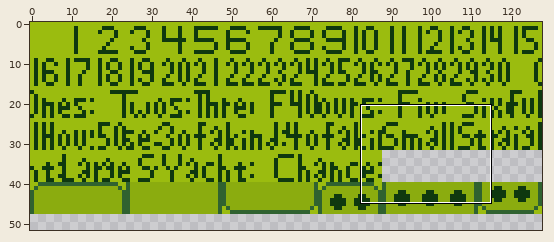
File history of a pixel-art file, media/tiles.aseprite. The picture above shows the old version from afar; the outline marks the close-up.
Close-up. Before:
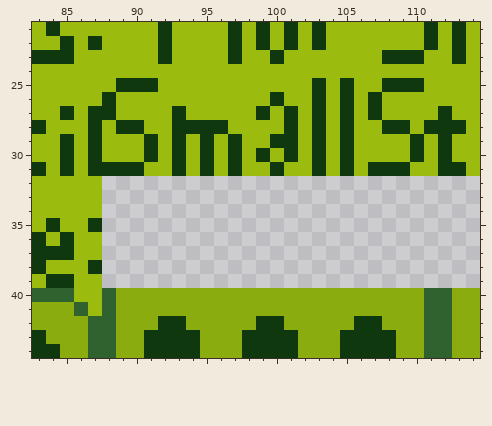
128x256 pixels, 1 frame. Shown: x 83..114, y 21..44. The wide view leaves out empty margins.
And afterwards:
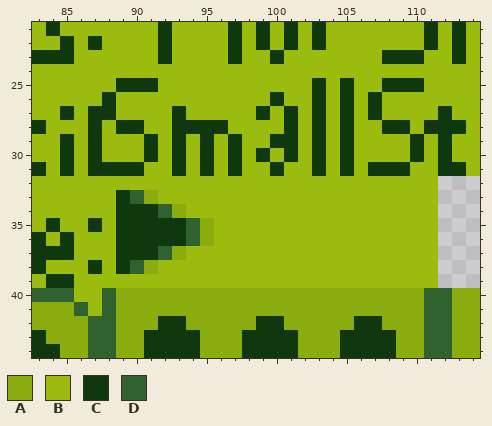
Palette (. is transparent): A #8bac0f  B #9bbc0f  C #0f380f  D #306230
What changed:
@@ x 83..114 @@
 31 CBCBCCCCBBCBCBCBBCBBCBCBCCCBBCCB
-32 BBBBB...........................
-33 BBBBB...........................
-34 BBBBB...........................
-35 BCBBC...........................
-36 CBCBB...........................
-37 CCCBB...........................
-38 CBBBC...........................
-39 BCCBB...........................
+32 BBBBBBBBBBBBBBBBBBBBBBBBBBBBB...
+33 BBBBBBCDABBBBBBBBBBBBBBBBBBBB...
+34 BBBBBBCCCDABBBBBBBBBBBBBBBBBB...
+35 BCBBCBCCCCCDABBBBBBBBBBBBBBBB...
+36 CBCBBBCCCCCDABBBBBBBBBBBBBBBB...
+37 CCCBBBCCCDABBBBBBBBBBBBBBBBBB...
+38 CBBBCBCDABBBBBBBBBBBBBBBBBBBB...
+39 BCCBBBBBBBBBBBBBBBBBBBBBBBBBB...
 40 DDDBBDAAAAAAAAAAAAAAAAAAAAAADDAA
Boxes around the changes in both close-ups, in picture pixels (x1, y1, x2, y2):
added: (102, 176, 438, 288)
